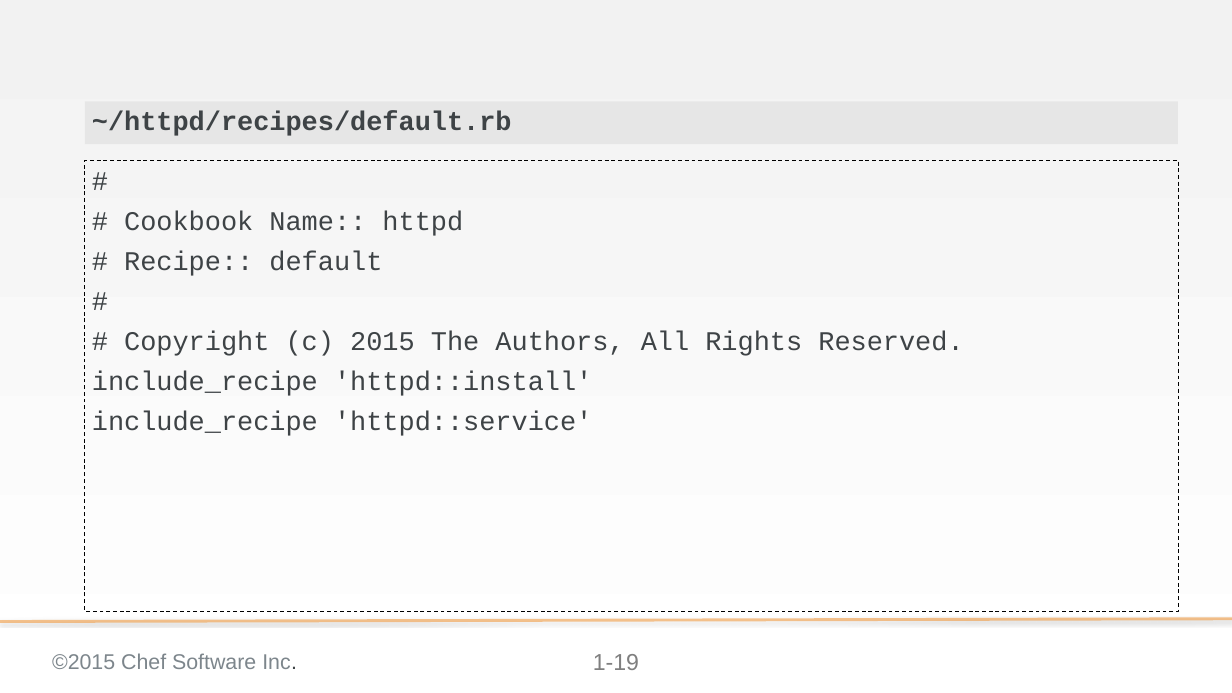
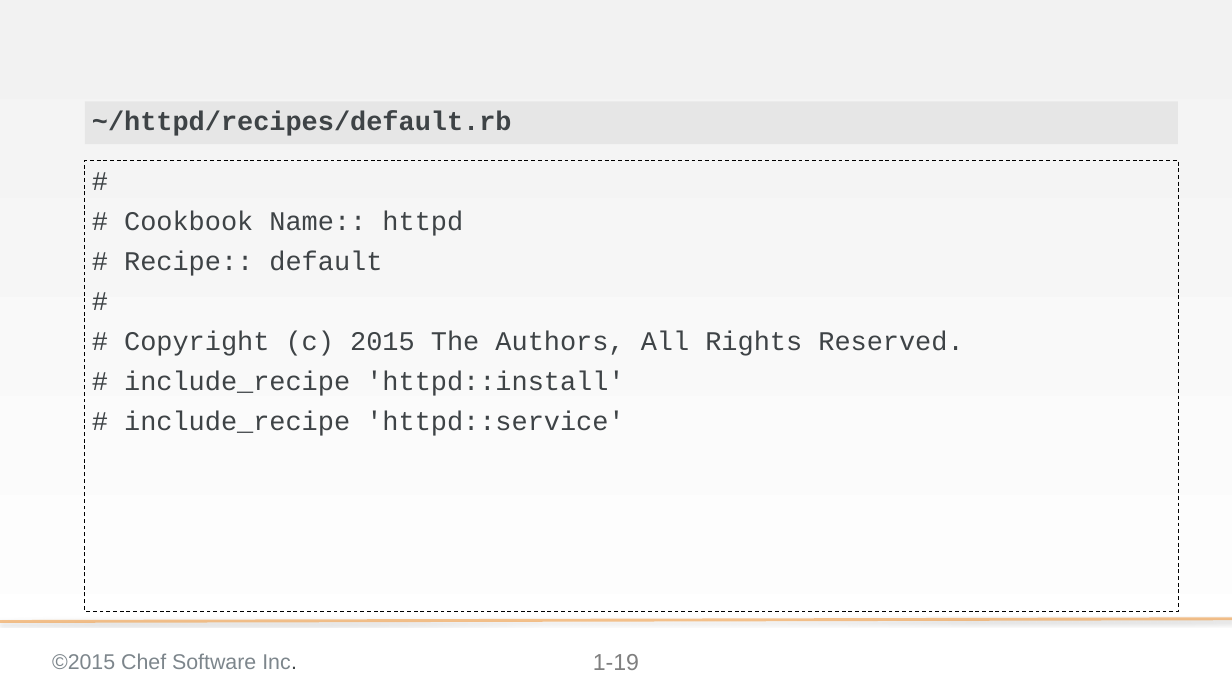
Before and after one commit to chef-training/test_driven_cookbook_development, a slide deck: slide 19 of 02-refactoring_cookbooks_with_tests.pptx. Drawn at 1232x693 pixels with LibreOffice and Linux fonts; fonts in the diff are those of the drawing; background and template pictures are left out. Boxes give left, top, right and bottom in pixels: in the first picture for what was removed or moved away, otherwise in the second. Text is boxed around its words. In the diff, an @@ line names an element or a change of style, - is before the commit and + after.

```diff
--- a/02-refactoring_cookbooks_with_tests.pptx
+++ b/02-refactoring_cookbooks_with_tests.pptx
@@ text at bbox=[124, 371, 624, 436]: text changed @@
-include_recipe 'httpd::install'
-include_recipe 'httpd::service'
+# include_recipe 'httpd::install'
+# include_recipe 'httpd::service'
```
Also in this commit, not shown: 3 other slides changed.
